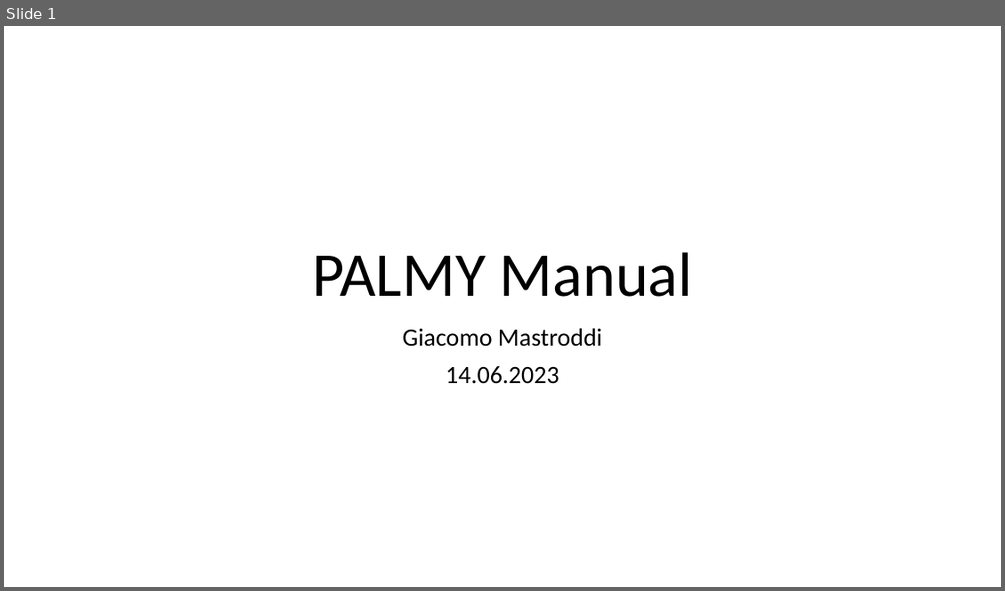
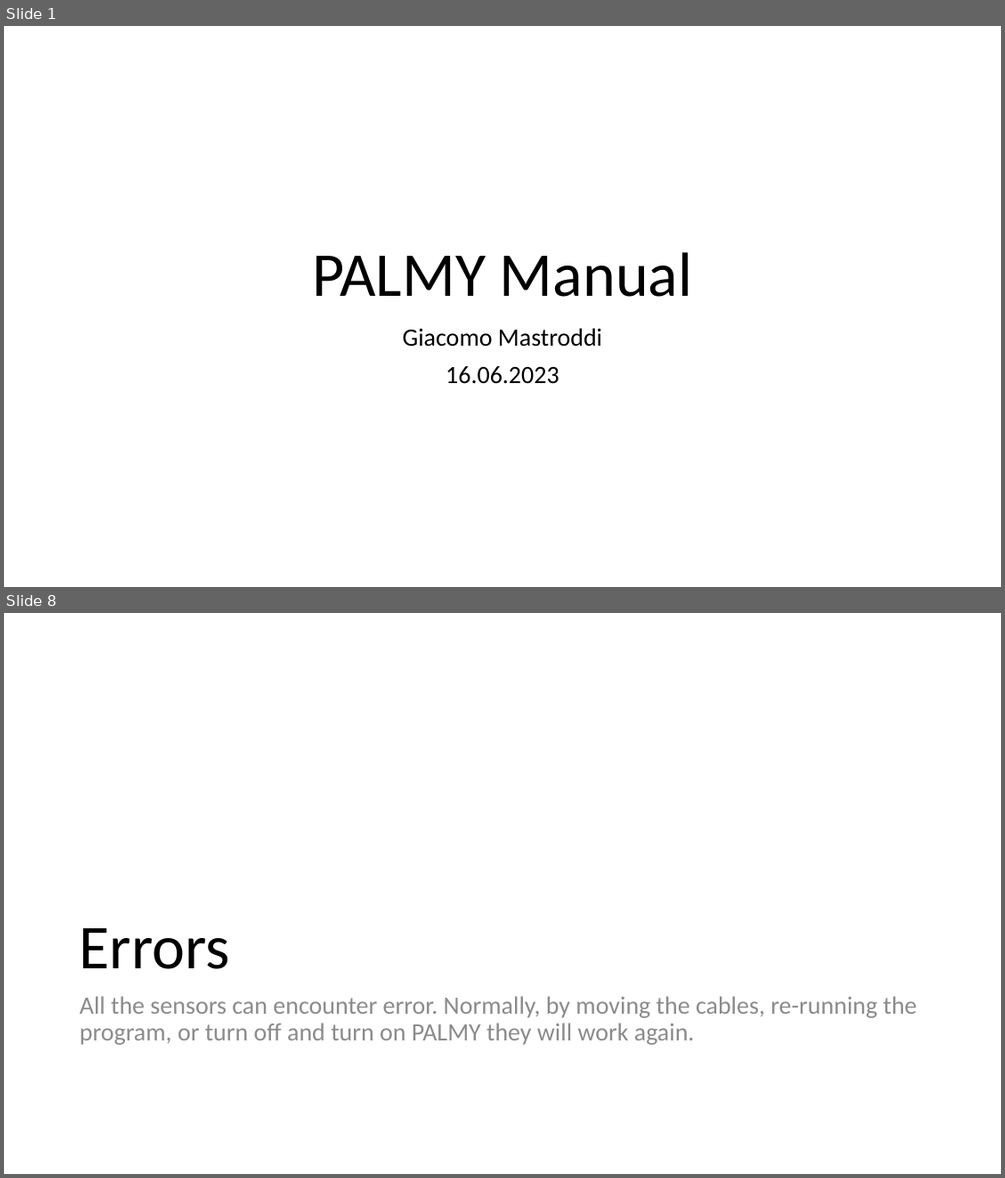
Before and after one commit to Jackmastro/Civil_Service, a slide deck: Documentation/PALMY_Manual.pptx. Shown one above the other, each under a label of ours: slide 1 before the commit, slides 1 and 8 after it; the slides between them are not shown. The pictures are 1005x591 and 1005x1178 pixels, drawn with LibreOffice and Linux fonts; fonts in the diff are those of the drawing. Boxes give left, top, right and bottom in pixels: in the first picture for what was removed or moved away, otherwise in the second. Text is boxed around its words. In the diff, an @@ line names an element or a change of style, - is before the commit and + after.

```diff
--- a/Documentation/PALMY_Manual.pptx
+++ b/Documentation/PALMY_Manual.pptx
@@ slide 8 added at bbox=[4, 613, 1001, 1174], background #FFFFFF @@
@@ title added at bbox=[80, 928, 230, 969], 60 pt, text #000000 @@
+Errors
@@ text added at bbox=[80, 996, 917, 1045], 24 pt, text #8C8C8C @@
+All the sensors can encounter error. Normally, by moving the cables, re-running the program, or turn off and turn on PALMY they will work again.
@@ slide 1 changed as well @@
@@ subtitle at bbox=[445, 366, 559, 384]: text changed @@
-14.06.2023
+16.06.2023
```
Also in this commit, not shown: 14 other slides added, 6 other files.
